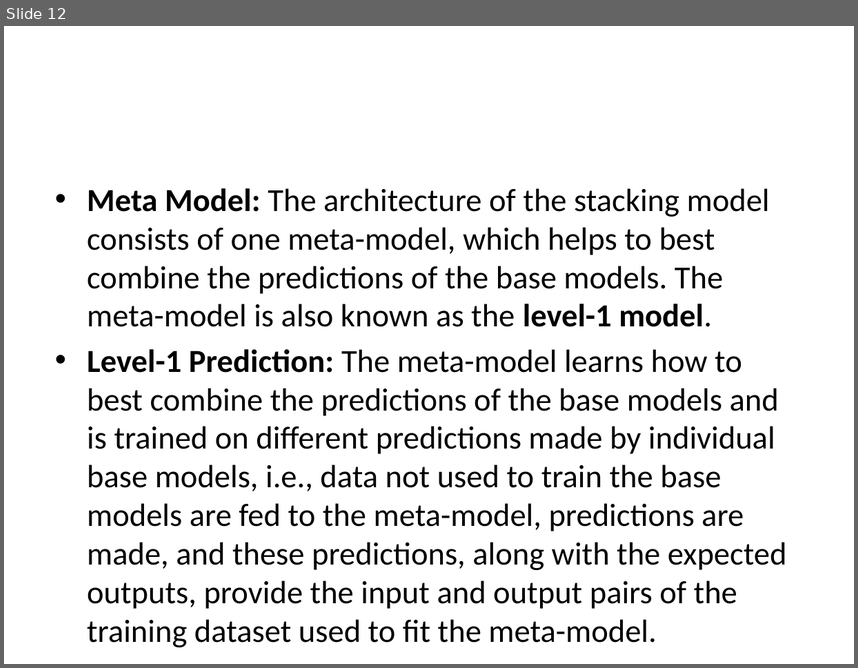
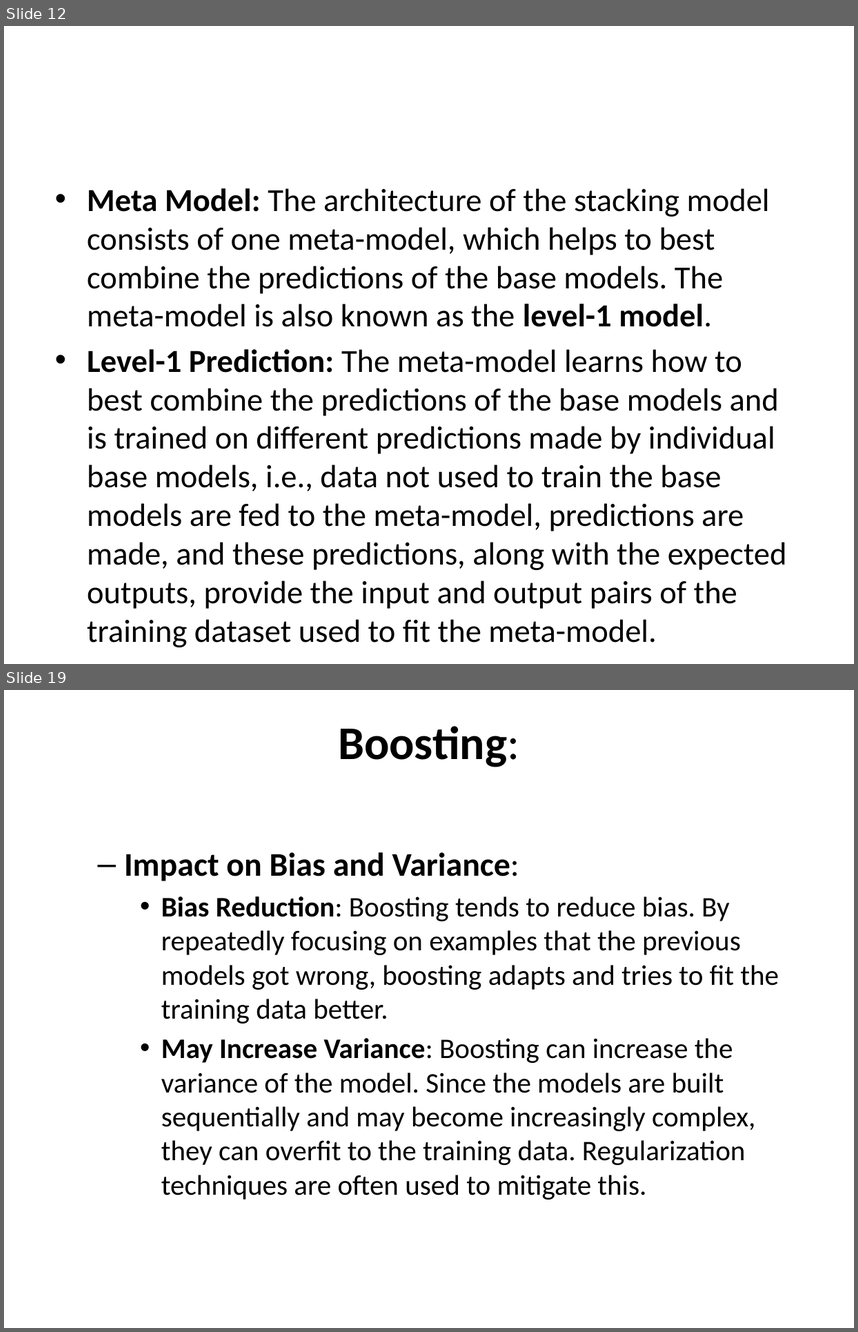
Before and after one commit to devipriyak/Machine-Learning-AI_ML-21-BAtch-V-sem, a slide deck: Ensemble Learning.pptx. Shown one above the other, each under a label of ours: slide 12 before the commit, slides 12 and 19 after it; the slides between them are not shown. The pictures are 858x668 and 858x1332 pixels, drawn with LibreOffice and Linux fonts; fonts in the diff are those of the drawing. Boxes give left, top, right and bottom in pixels: in the first picture for what was removed or moved away, otherwise in the second. Text is boxed around its words. In the diff, an @@ line names an element or a change of style, - is before the commit and + after.

```diff
--- a/Ensemble Learning.pptx
+++ b/Ensemble Learning.pptx
@@ slide 19 added at box(4, 690, 854, 1328), background #FFFFFF @@
@@ title added at box(338, 726, 519, 767), 39.6 pt, text #000000, bold @@
+Boosting:
@@ text added at box(124, 852, 779, 1199), 24 pt, text #000000 @@
+  – Impact on Bias and Variance:
+    • Bias Reduction: Boosting tends to reduce bias. By repeatedly focusing on examples that the previous models got wrong, boosting adapts and tries to fit the training data better.
+    • May Increase Variance: Boosting can increase the variance of the model. Since the models are built sequentially and may become increasingly complex, they can overfit to the training data. Regularization techniques are often used to mitigate this.
```
Also in this commit, not shown: 1 slide changed, 8 other slides added, 1 slide removed.
